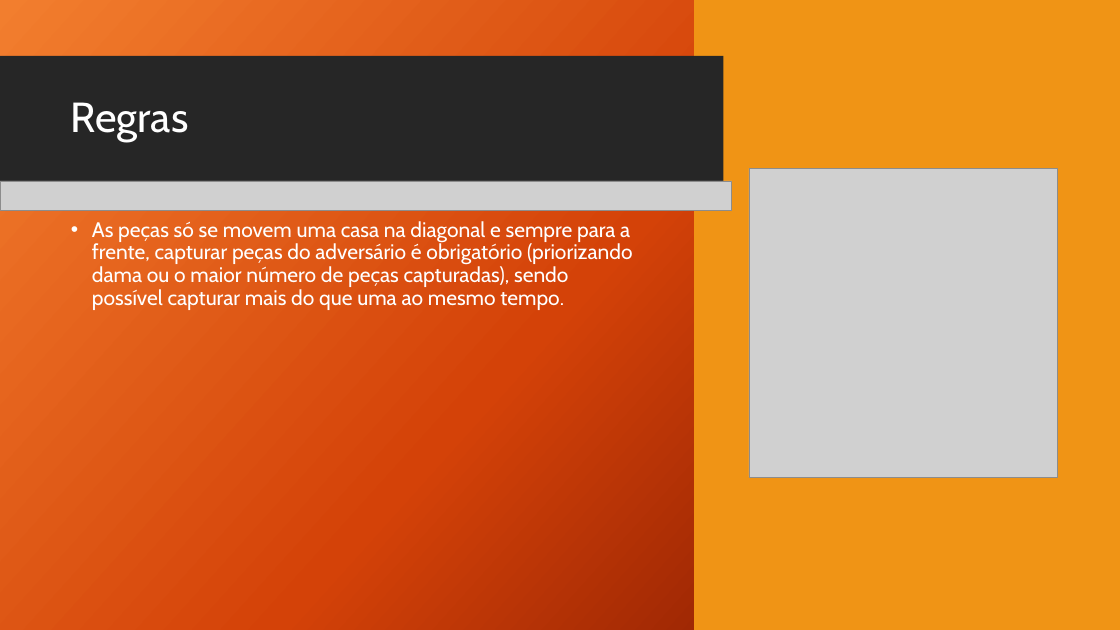
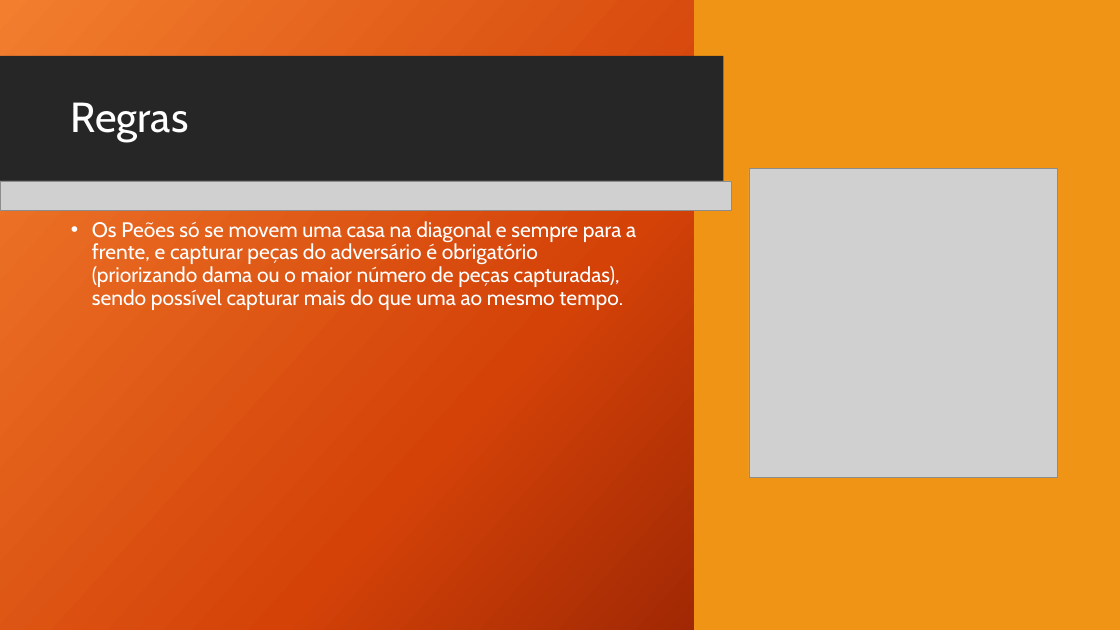
Before and after one commit to wolfmanPires/LDP, a slide deck: slide 3 of Damas.pptx. Drawn at 1120x630 pixels with LibreOffice and Linux fonts; fonts in the diff are those of the drawing; grey boxes stand for pictures; background and template pictures are left out. Boxes give left, top, right and bottom in pixels: in the first picture for what was removed or moved away, otherwise in the second. Text is boxed around its words. In the diff, an @@ line names an element or a change of style, - is before the commit and + after.

```diff
--- a/Damas.pptx
+++ b/Damas.pptx
@@ text at [92,221,636,310]: text changed @@
-• As peças só se movem uma casa na diagonal e sempre para a frente, capturar peças do adversário é obrigatório (priorizando dama ou o maior número de peças capturadas), sendo possível capturar mais do que uma ao mesmo tempo.
+• Os Peões só se movem uma casa na diagonal e sempre para a frente, e capturar peças do adversário é obrigatório (priorizando dama ou o maior número de peças capturadas), sendo possível capturar mais do que uma ao mesmo tempo.
```
Also in this commit, not shown: 2 other slides changed.
